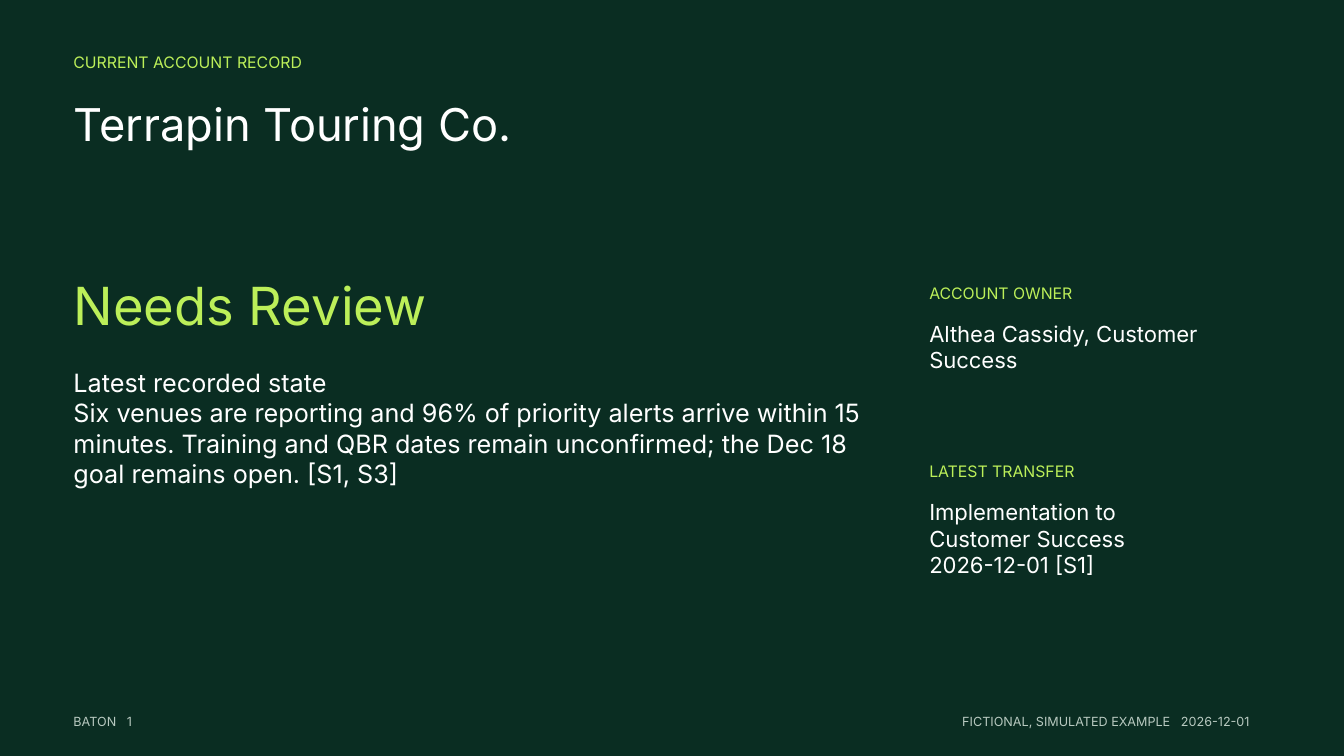
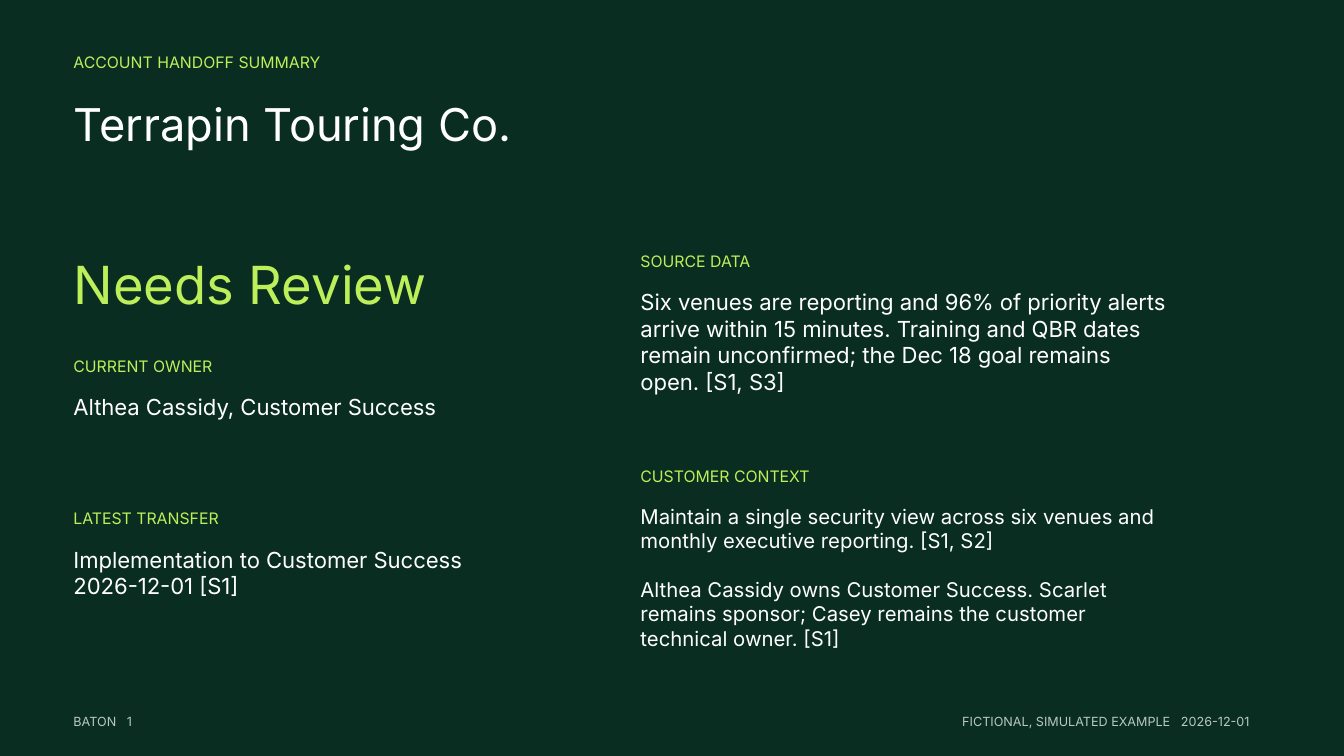
Before and after one commit to KeepTheLidOnTight/account-handoff-quality-agent, a slide deck: slide 1 of examples/terrapin-account-deck.pptx. Drawn at 1344x756 pixels with LibreOffice and Linux fonts; fonts in the diff are those of the drawing. Boxes give left, top, right and bottom in pixels: in the first picture for what was removed or moved away, otherwise in the second. Text is boxed around its words. In the diff, an @@ line names an element or a change of style, - is before the commit and + after.

Commit message:
Simplify the account handoff deck

```diff
--- a/examples/terrapin-account-deck.pptx
+++ b/examples/terrapin-account-deck.pptx
@@ text at box(73, 56, 321, 68): text changed @@
-CURRENT ACCOUNT RECORD
+ACCOUNT HANDOFF SUMMARY
@@ text "Needs Review": place and size @@
-text "Needs Review" at box(73, 285, 427, 326)
+text "Needs Review" at box(73, 264, 427, 305)
@@ text added at box(640, 255, 750, 267), 11.2 pt, text #BCEF59 @@
+SOURCE DATA
@@ text "Six venues are reporting and ...": place and size @@
-text "Six venues are reporting and ..." at box(73, 373, 860, 488)
+text "Six venues are reporting and ..." at box(640, 293, 1166, 395)
@@ text "Six venues are reporting and ..." at box(640, 293, 1166, 395): size 18 to 15.8 pt @@
@@ text removed at box(929, 287, 1072, 299) @@
-ACCOUNT OWNER
@@ text at box(73, 373, 326, 393): paragraph removed @@
-Latest recorded state
@@ text added at box(73, 360, 212, 372), 11.2 pt, text #BCEF59 @@
+CURRENT OWNER
@@ text "Althea Cassidy, Customer Success" rewrapped from box(929, 325, 1197, 369) to box(73, 398, 436, 420) @@
@@ text added at box(640, 470, 810, 482), 11.2 pt, text #BCEF59 @@
+CUSTOMER CONTEXT
@@ text "LATEST TRANSFER": place and size @@
-text "LATEST TRANSFER" at box(929, 465, 1074, 477)
+text "LATEST TRANSFER" at box(73, 512, 218, 524)
@@ text added at box(640, 509, 1154, 648), 14.5 pt, text #FFFFFF @@
+Maintain a single security view across six venues and monthly executive reporting. [S1, S2]
+Althea Cassidy owns Customer Success. Scarlet remains sponsor; Casey remains the customer technical owner. [S1]
@@ text "Implementation to Customer Success" rewrapped from box(929, 503, 1125, 575) to box(73, 551, 462, 596) @@
```
Also in this commit, not shown: 1 other slide changed, 1 slide added, 3 slides removed, 1 other file.
